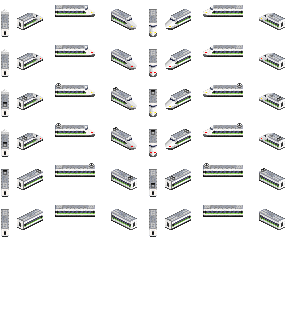
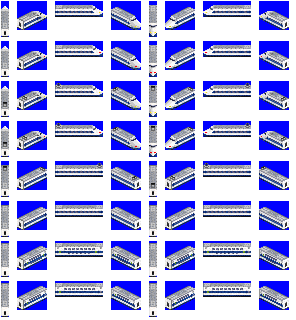
Revision of a layered 296 × 320 image; what changed, layer by layer:
showed group "12" (7 layers) over [1, 1, 289, 317]
added layer "2cc 12" in group "12" over [24, 11, 283, 310]
hid group "10" (7 layers) over [1, 1, 289, 317]
painted on "Lights Sharknose 10" over [24, 255, 43, 309]
hid "100 Series Kodama 10" over [1, 5, 285, 237]
added layer "Blue" over [1, 1, 289, 317]
